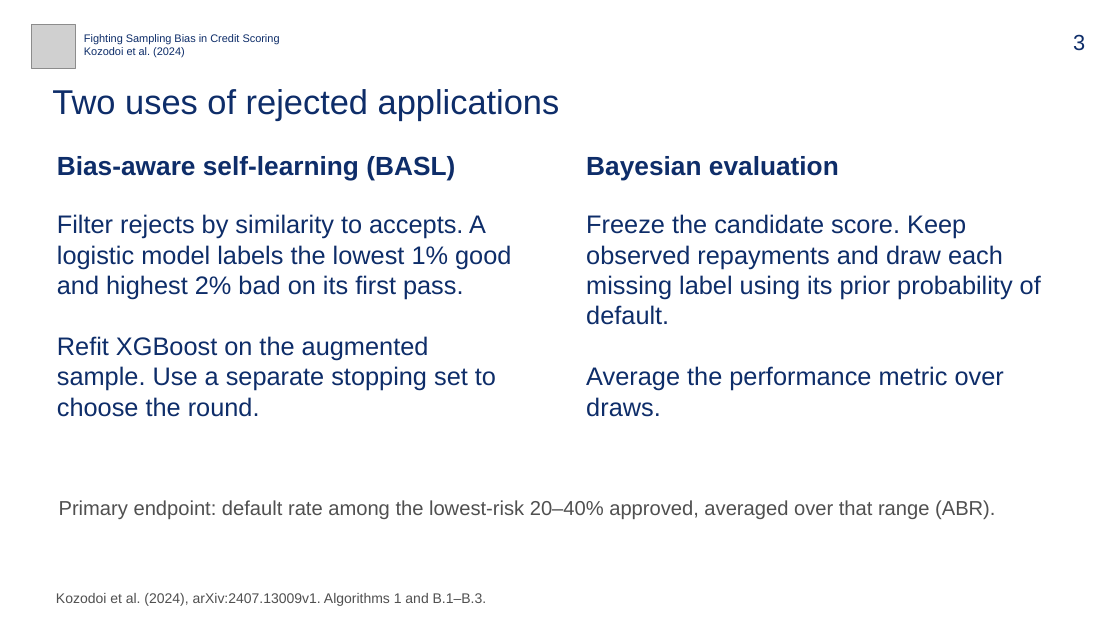
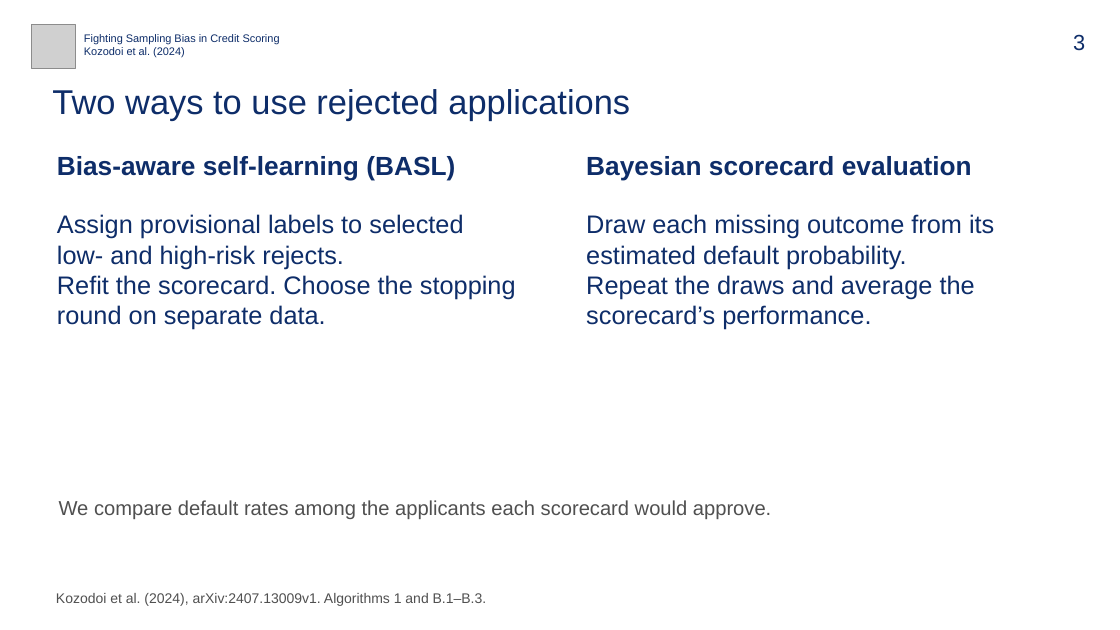
Before and after one commit to bigpurota/paper11, a slide deck: slide 3 of slides/paper11.pptx. Drawn at 1120x630 pixels with LibreOffice and Linux fonts; fonts in the diff are those of the drawing; grey boxes stand for pictures. Boxes give left, top, right and bottom in pixels: in the first picture for what was removed or moved away, otherwise in the second. Text is boxed around its words. In the diff, an @@ line names an element or a change of style, - is before the commit and + after.

```diff
--- a/slides/paper11.pptx
+++ b/slides/paper11.pptx
@@ text at box(52, 89, 630, 120): text changed @@
-Two uses of rejected applications
+Two ways to use rejected applications
@@ text at box(586, 156, 972, 181): text changed @@
-Bayesian evaluation
+Bayesian scorecard evaluation
@@ text at box(57, 214, 516, 330): text changed @@
-Filter rejects by similarity to accepts. A logistic model labels the lowest 1% good and highest 2% bad on its first pass.
-Refit XGBoost on the augmented sample. Use a separate stopping set to choose the round.
+Assign provisional labels to selected low- and high-risk rejects.
+Refit the scorecard. Choose the stopping round on separate data.
@@ text at box(586, 214, 994, 330): text changed @@
-Freeze the candidate score. Keep observed repayments and draw each missing label using its prior probability of default.
-Average the performance metric over draws.
+Draw each missing outcome from its estimated default probability.
+Repeat the draws and average the scorecard’s performance.
@@ text at box(59, 500, 771, 519): text changed @@
-Primary endpoint: default rate among the lowest-risk 20–40% approved, averaged over that range (ABR).
+We compare default rates among the applicants each scorecard would approve.
```
Also in this commit, not shown: 5 other slides changed, 2 slides added, 31 slides removed, 36 other files.
